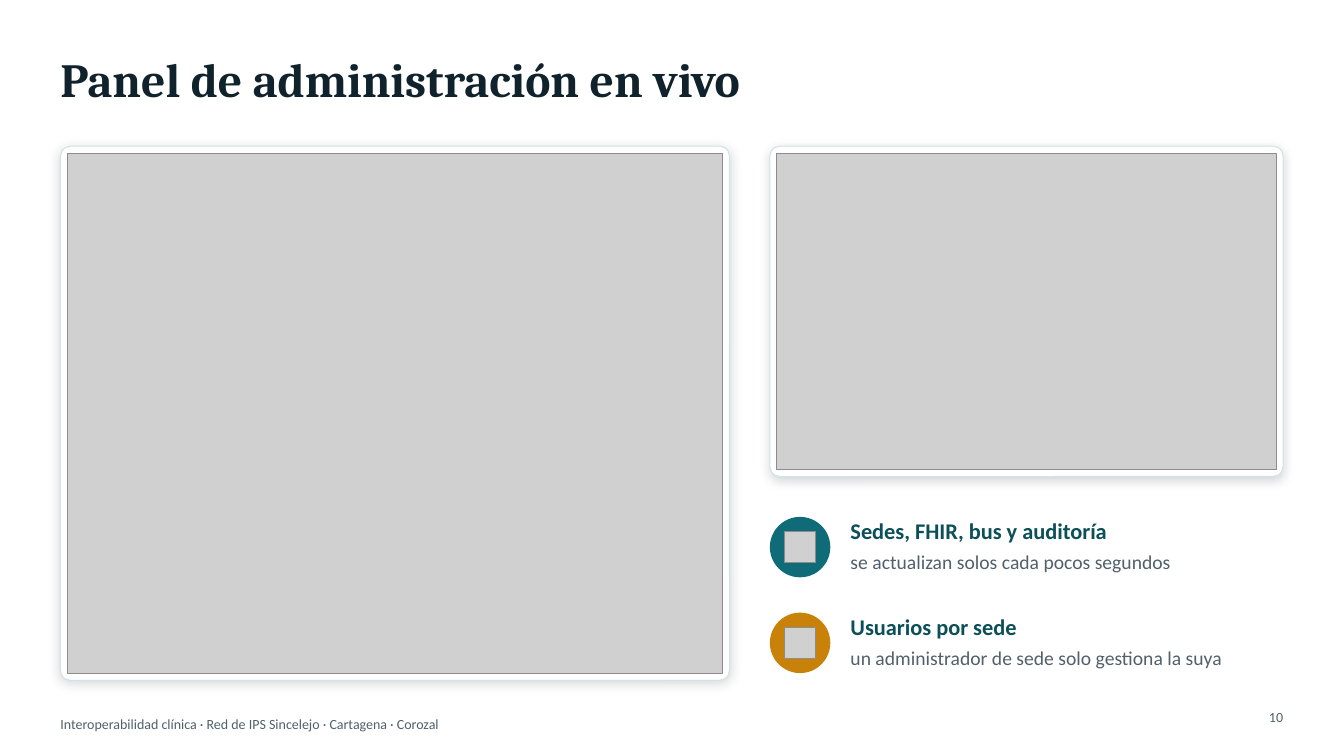
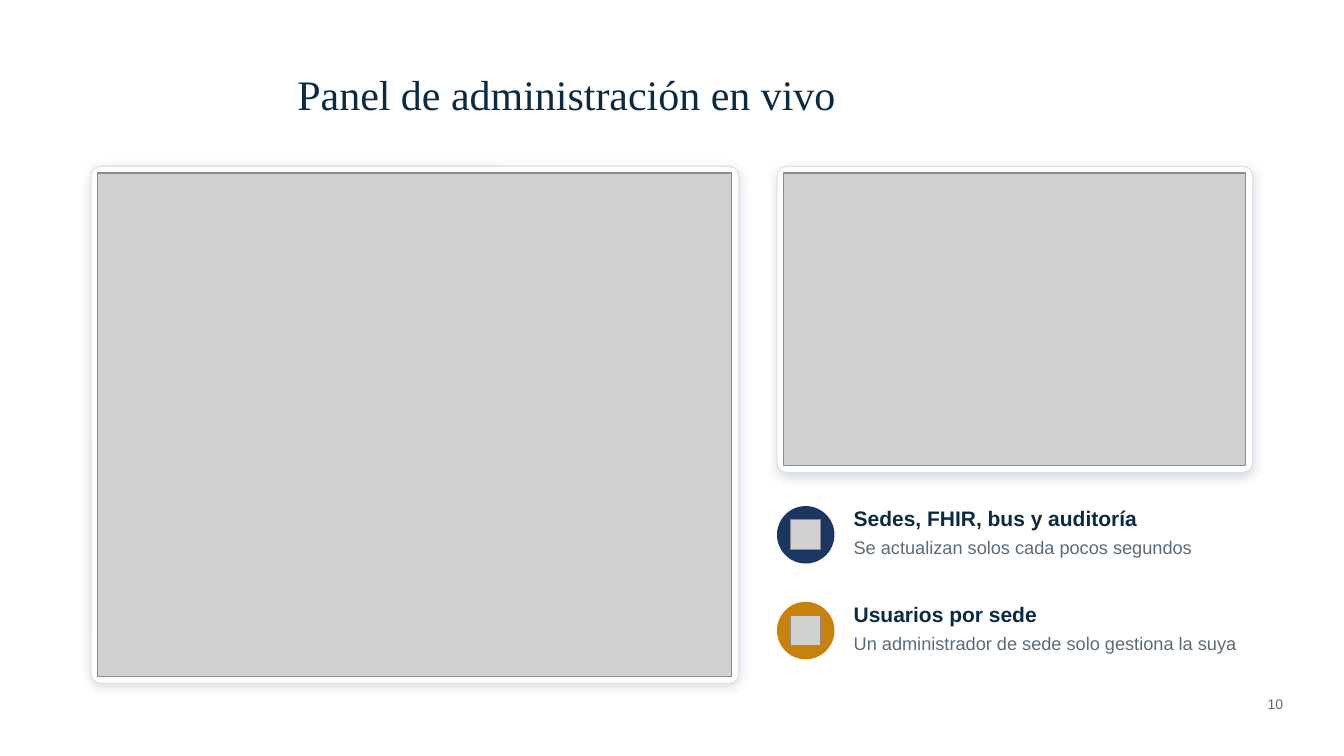
Before and after one commit to jose18000/Parcial-Final-Sistemas-Distribuidos-Plataforma-de-Interoperabilidad-en-Salud, a slide deck: slide 10 of docs/presentacion/Presentacion_Sustentacion.pptx. Drawn at 1344x756 pixels with LibreOffice and Linux fonts; fonts in the diff are those of the drawing; grey boxes stand for pictures; background and template pictures are left out. Boxes give left, top, right and bottom in pixels: in the first picture for what was removed or moved away, otherwise in the second. Text is boxed around its words. In the diff, an @@ line names an element or a change of style, - is before the commit and + after.

```diff
--- a/docs/presentacion/Presentacion_Sustentacion.pptx
+++ b/docs/presentacion/Presentacion_Sustentacion.pptx
@@ title "Panel de administración en vivo": place and size @@
-title "Panel de administración en vivo" at box(60, 63, 740, 98)
+title "Panel de administración en vivo" at box(297, 80, 836, 111)
@@ title "Panel de administración en vivo" at box(297, 80, 836, 111): size 34 to 30 pt, font Cambria to Times New Roman, text colour #10222B to #0B2B45, bold off @@
@@ rounded rectangle: place and size @@
-rounded rectangle at box(60, 146, 730, 681)
+rounded rectangle at box(91, 166, 739, 684)
@@ rounded rectangle at box(91, 166, 739, 684): outline #D3E2E6 0.75 pt to #D9E1EA 0.75 pt; shadow changed @@
@@ picture: place and size @@
-picture at box(68, 153, 723, 674)
+picture at box(98, 173, 732, 678)
@@ rounded rectangle: place and size @@
-rounded rectangle at box(770, 146, 1284, 477)
+rounded rectangle at box(777, 166, 1253, 473)
@@ rounded rectangle at box(777, 166, 1253, 473): outline #D3E2E6 0.75 pt to #D9E1EA 0.75 pt; shadow changed; proportions changed @@
@@ picture: place and size @@
-picture at box(777, 153, 1276, 470)
+picture at box(784, 173, 1246, 467)
@@ 2 pictures, 1 ellipse: place and size @@
-2 pictures, 1 ellipse at box(770, 517, 831, 658)
+2 pictures, 1 ellipse at box(777, 506, 835, 646)
@@ ellipse at box(777, 506, 835, 564): fill #0F6B78 to #1B3661 @@
@@ text "Sedes, FHIR, bus y auditoría": place and size @@
-text "Sedes, FHIR, bus y auditoría" at box(850, 523, 1106, 543)
+text "Sedes, FHIR, bus y auditoría" at box(854, 510, 1137, 531)
@@ text "Sedes, FHIR, bus y auditoría" at box(854, 510, 1137, 531): size 16 to 15 pt, font Calibri to Arial, text colour #0B4F59 to #0B2B45 @@
@@ text at box(854, 541, 1192, 558): text changed; size 14 to 13 pt; font Calibri to Arial; text colour #51606B to #5B6B78 @@
-se actualizan solos cada pocos segundos
+Se actualizan solos cada pocos segundos
@@ text "Usuarios por sede" at box(854, 606, 1037, 627): size 16 to 15 pt, font Calibri to Arial, text colour #0B4F59 to #0B2B45 @@
@@ text "Usuarios por sede": place and size @@
-text "Usuarios por sede" at box(850, 619, 1016, 639)
+text "Usuarios por sede" at box(854, 606, 1037, 627)
@@ ellipse: place and size @@
-ellipse at box(770, 613, 831, 674)
+ellipse at box(777, 602, 835, 659)
@@ text at box(854, 637, 1236, 654): text changed; size 14 to 13 pt; font Calibri to Arial; text colour #51606B to #5B6B78 @@
-un administrador de sede solo gestiona la suya
+Un administrador de sede solo gestiona la suya
@@ text removed at box(60, 719, 439, 732) @@
-Interoperabilidad clínica · Red de IPS Sincelejo · Cartagena · Corozal
@@ page number: place and size @@
-page number at box(1269, 713, 1283, 722)
+page number at box(1268, 699, 1284, 709)
@@ page number at box(1268, 699, 1284, 709): font Calibri to Arial, text colour #51606B to #5B6B78 @@
```
Also in this commit, not shown: 13 other slides changed, 1 slide added, 1 slide removed, 5 other files.
